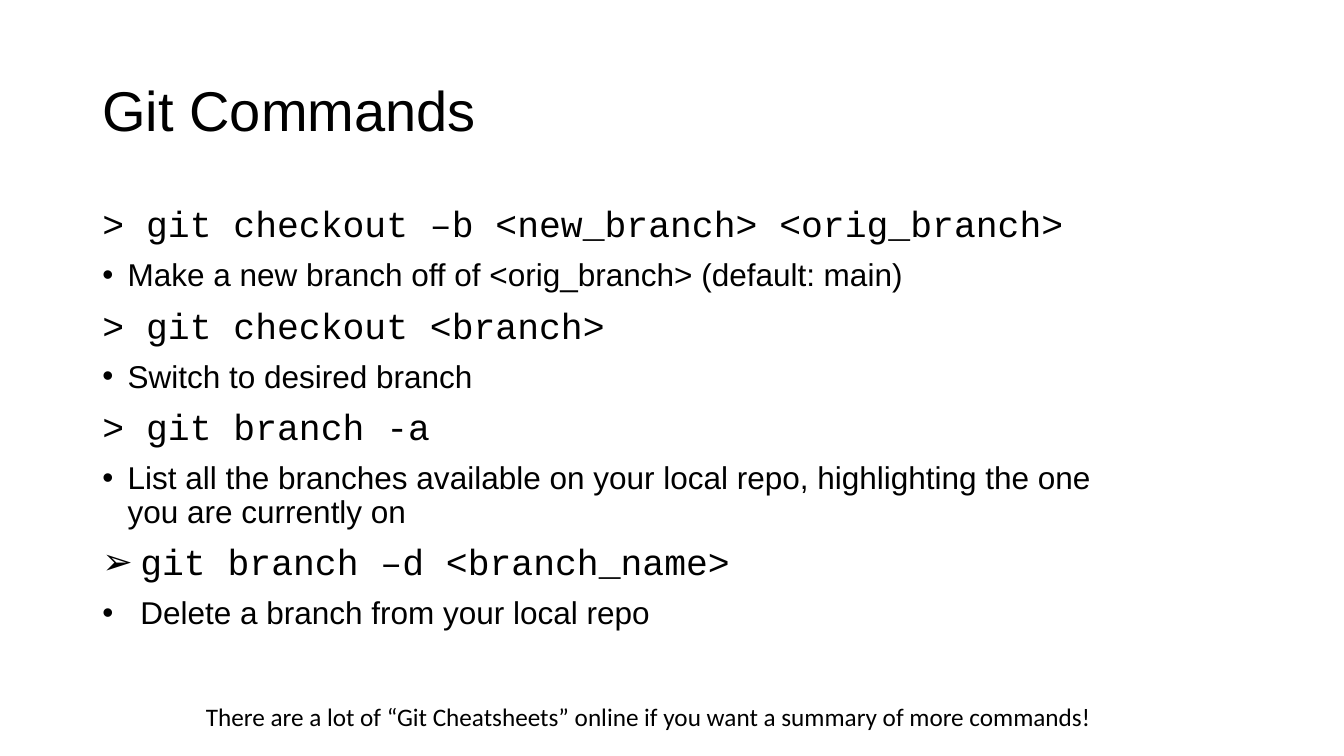
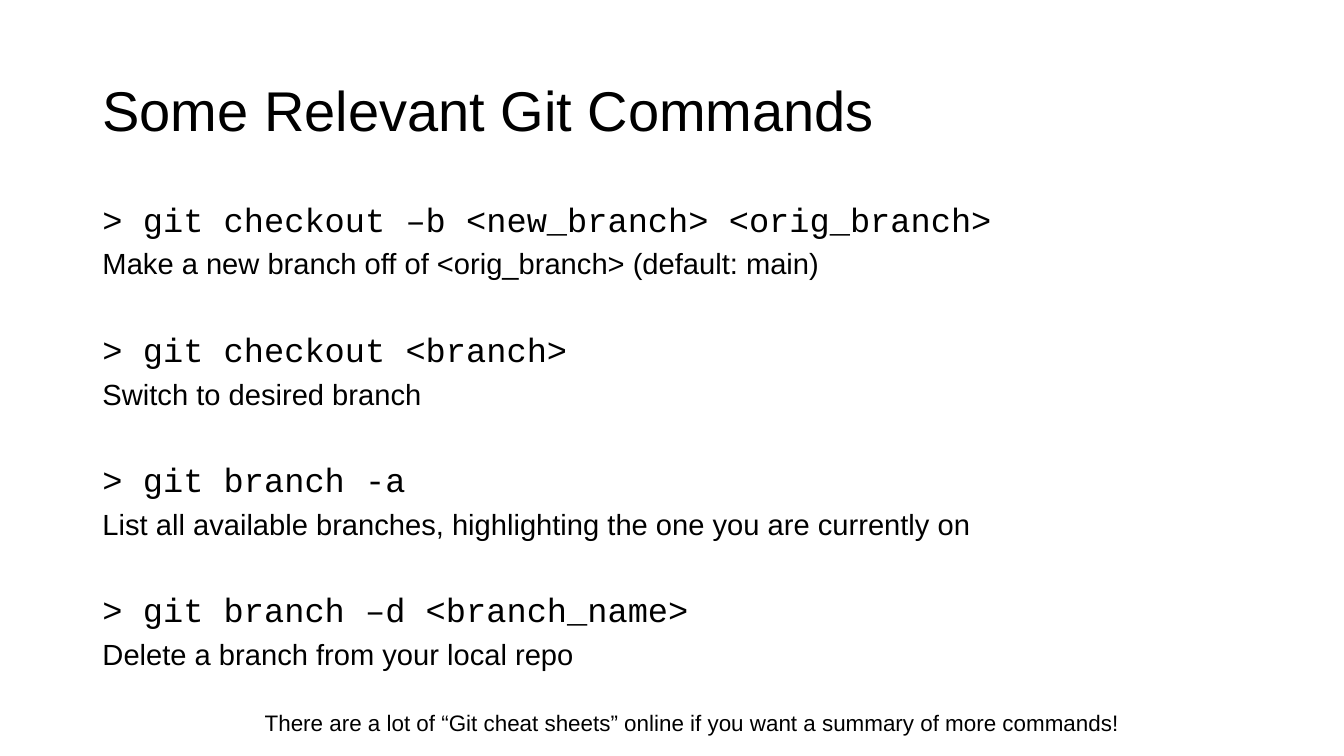
Before and after one commit to semaphoreP/codeastro, a slide deck: slide 13 of Day1/gitflow.pptx (slide 12 before the commit). Drawn at 1344x756 pixels with LibreOffice and Linux fonts; fonts in the diff are those of the drawing. Boxes give left, top, right and bottom in pixels: in the first picture for what was removed or moved away, otherwise in the second. Text is boxed around its words. In the diff, an @@ line names an element or a change of style, - is before the commit and + after.

```diff
--- a/Day1/gitflow.pptx
+++ b/Day1/gitflow.pptx
@@ title at <box>102,90,874,132</box>: text changed @@
-Git Commands
+Some Relevant Git Commands
@@ text at <box>102,207,992,671</box>: size 52 to 48.1 pt in "> git checkout –b <new_branch> <orig_branch>", "> git checkout <branch>", "> git branch -a"; size 45 to 41.6 pt in "Make a new branch off of <orig_branch> ...", "Switch to desired branch", "Delete a branch from your local repo"; line spacing 0.9 to 0.8; bullet • to none @@
@@ text at <box>102,514,970,629</box>: text changed; size 45 to 41.6 pt @@
-• List all the branches available on your local repo, highlighting the one you are currently on
-➢ git branch –d <branch_name>
+List all available branches, highlighting the one you are currently on
+> git branch –d <branch_name>
@@ text at <box>265,714,1118,736</box>: text changed; size 36 to 32 pt; font Calibri to Arial @@
-There are a lot of “Git Cheatsheets” online if you want a summary of more commands!
+There are a lot of “Git cheat sheets” online if you want a summary of more commands!
```
Also in this commit, not shown: 5 other slides changed, 1 slide added, 4 slides removed.
